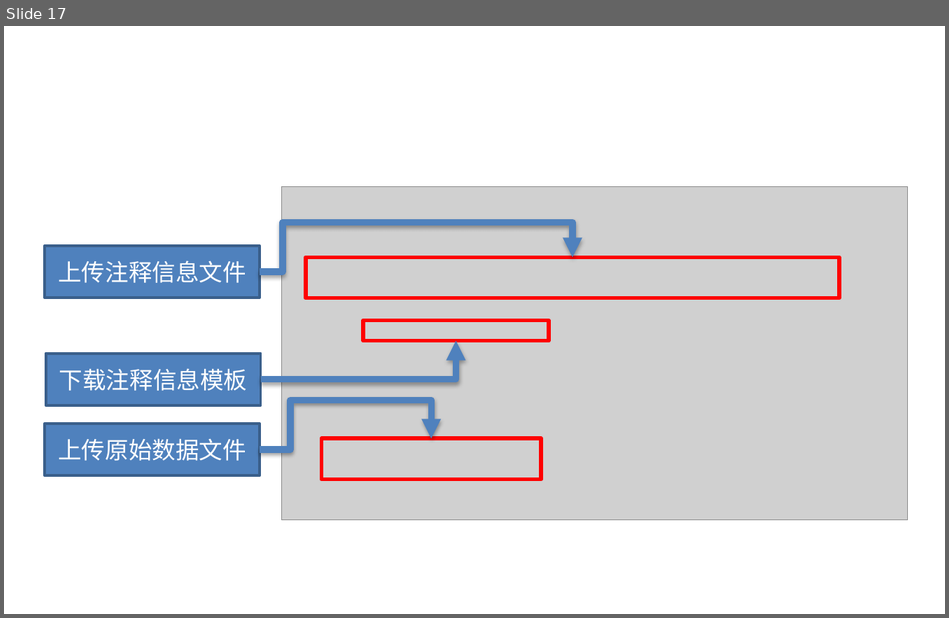
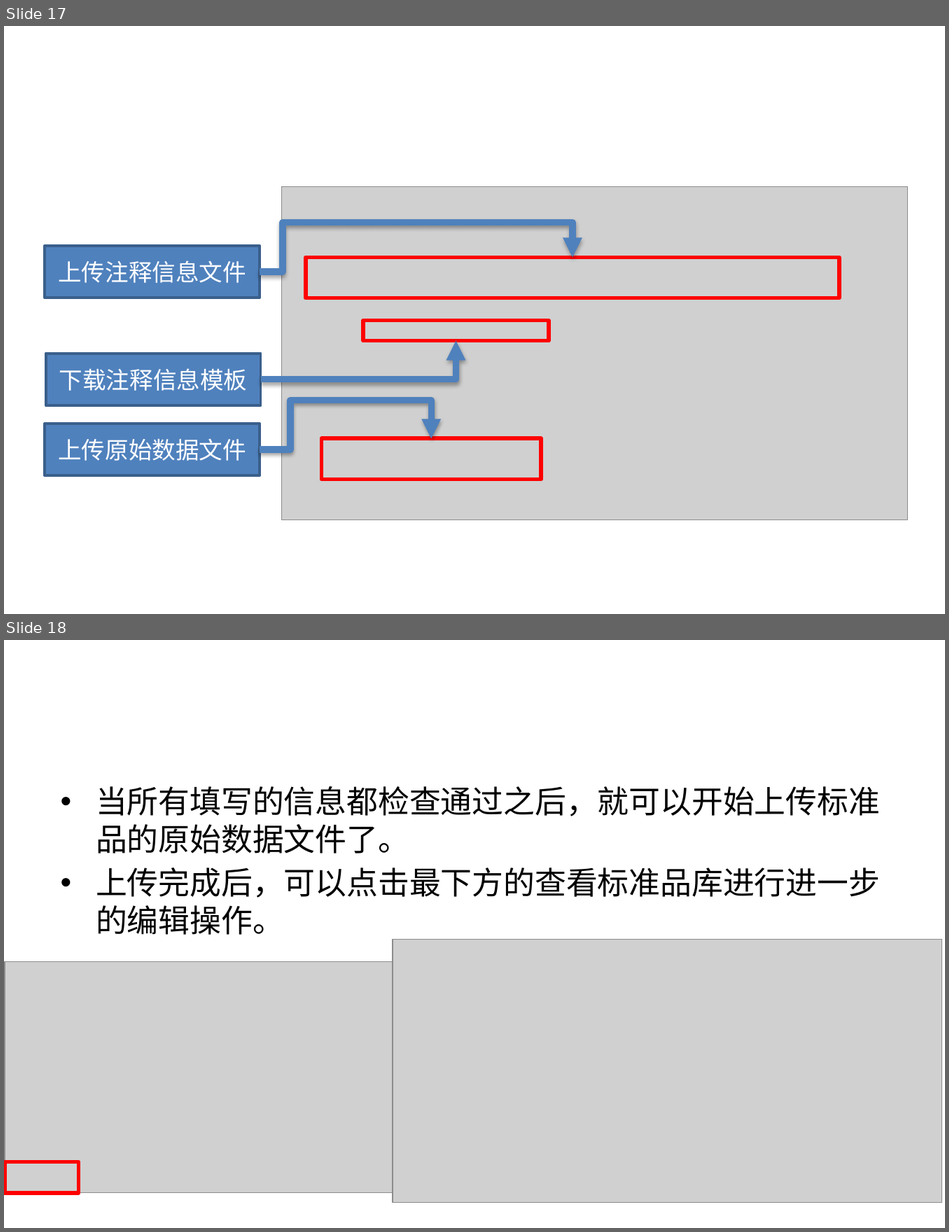
Before and after one commit to BioDeep/docs, a slide deck: Tutorials.pptx. Shown one above the other, each under a label of ours: slide 17 before the commit, slides 17 and 18 after it. The pictures are 949x618 and 949x1232 pixels, drawn with LibreOffice and Linux fonts; fonts in the diff are those of the drawing; grey boxes stand for pictures. Boxes give left, top, right and bottom in pixels: in the first picture for what was removed or moved away, otherwise in the second. Text is boxed around its words. In the diff, an @@ line names an element or a change of style, - is before the commit and + after.

```diff
--- a/Tutorials.pptx
+++ b/Tutorials.pptx
@@ slide 18 added at (4,640,945,1228), background #FFFFFF @@
@@ text added at (96,786,880,935), 24 pt, text #000000 @@
+• 当所有填写的信息都检查通过之后，就可以开始上传标准品的原始数据文件了。
+• 上传完成后，可以点击最下方的查看标准品库进行进一步的编辑操作。
@@ picture added at (392,939,942,1203) @@
@@ picture added at (5,962,392,1193) @@
@@ rectangle added at (5,1162,80,1193), outline #FF0000 3 pt @@
```
Also in this commit, not shown: 3 other slides added.
